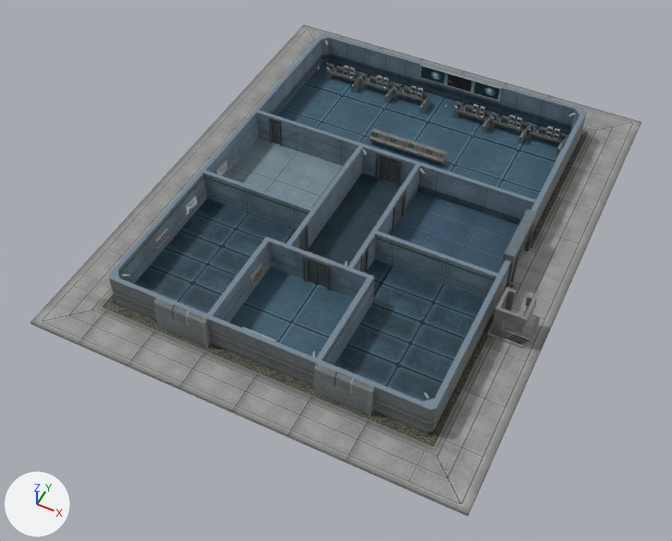
Two versions of the FBX model Assets/MayaArt/environment/office6/office6.fbx, one commit apart.
One viewpoint serves both versions: a camera (50 mm lens) standing at (23.5, -53.0, 57.1) and looking at (-0.3, -5.3, -2.4). Lighting does not change. The marker at lower left points along +X, +Y and +Z. Where no turn or scale is listed for an object, it has been applied to the vertices.
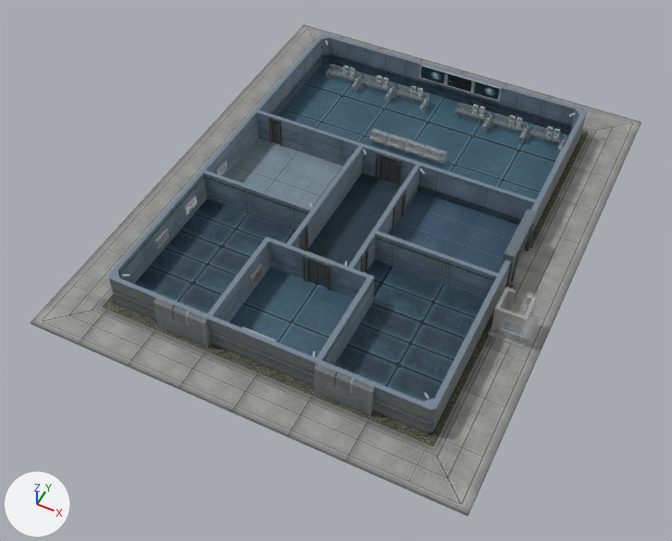
Boxes [x1, y1, x2, y2] around the edits, measured in the pictures (672 x 541 px):
'gpost_structure', surface changed: [491, 287, 540, 344] in both
'base', surface changed, moved: before [487, 320, 525, 348]; after [488, 309, 535, 348]
'desk3', surface changed: [526, 125, 567, 155] in both
'desk1', surface changed: [489, 113, 529, 144] in both
'desk2', surface changed: [453, 103, 492, 133] in both
'desk6', surface changed: [392, 84, 430, 114] in both
'desk5', surface changed: [359, 74, 395, 103] in both
'desk4', surface changed: [326, 64, 361, 93] in both
'radarconsole1', surface changed: [424, 146, 447, 164] in both
'radarconsole2', surface changed: [405, 140, 428, 158] in both
'radarconsole3', surface changed: [387, 134, 410, 152] in both
'radarconsole4', surface changed: [369, 128, 391, 147] in both
'monitor5', surface changed: [508, 115, 522, 128] in both
'monitor6', surface changed: [545, 126, 560, 139] in both
'monitor2', surface changed: [376, 75, 389, 88] in both
'monitor4', surface changed: [471, 104, 485, 117] in both
'monitor1', surface changed: [343, 65, 355, 78] in both
'monitor3', surface changed: [410, 86, 423, 98] in both
'monitor3screen_PASS1', surface changed: [411, 88, 466, 111] in both
'monitor1screen_PASS1', surface changed: [343, 68, 540, 133] in both
'monitor4screen_PASS1', surface changed: [394, 82, 484, 116] in both
'monitor5screen_PASS1', surface changed: [360, 72, 521, 127] in both
'monitor6screen_PASS1', surface changed: [327, 62, 559, 138] in both
'monitor2screen_PASS1', surface changed: [377, 78, 502, 121] in both
'camera6', surface changed: [122, 274, 130, 280] in both
'camera5', surface changed: [424, 392, 429, 398] in both
'camera3', surface changed: [419, 168, 425, 174] in both
'camera1', surface changed: [569, 113, 576, 118] in both
'gpost_glass_PASS1', surface changed: [510, 304, 534, 332] in both
'phone1', surface changed: [350, 76, 526, 133] in both
'phone4', surface changed: [356, 78, 520, 131] in both
'phone2', surface changed: [384, 87, 489, 122] in both

Edits to the bpy script that builds the scene:
```text
Change img_objects_tga:
    img_objects_tga: load_image('objects.tga', 'office6.fbm/objects.tga', 256, 256, 'sRGB') -> load_image('objects.tga', 'objects.tga', 256, 256, 'Non-Color')
Change mat_lambert7_003:
    add n3 = _N.new('ShaderNodeTexImage'); n3.name = 'Image Texture.001'
    add n3.image = img_objects_tga
    where n2 = _N.new('ShaderNodeTexImage'); n2.name = 'Image Texture'
    where n0 = _N.new('ShaderNodeBsdfPrincipled'); n0.name = 'Principled BSDF'
    remove _L.new(n2.outputs[1], n0.inputs[4])  # 'Alpha' to 'Alpha'
    add _L.new(n3.outputs[0], n0.inputs[4])  # 'Color' to 'Alpha'
Change ob_base:
    ob_base.location: (0.0, 0.0, 0.0) -> (0.57, 0.1, 0.11)
```
